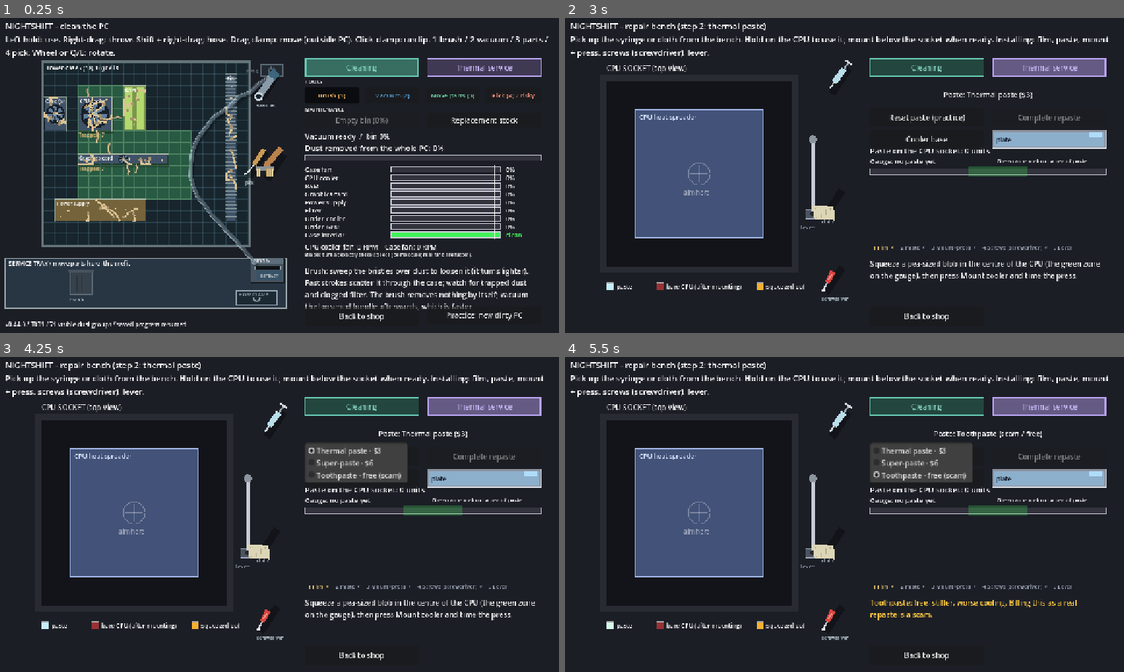
Above: before the commit, frames 1-4 (two rows, left to right).
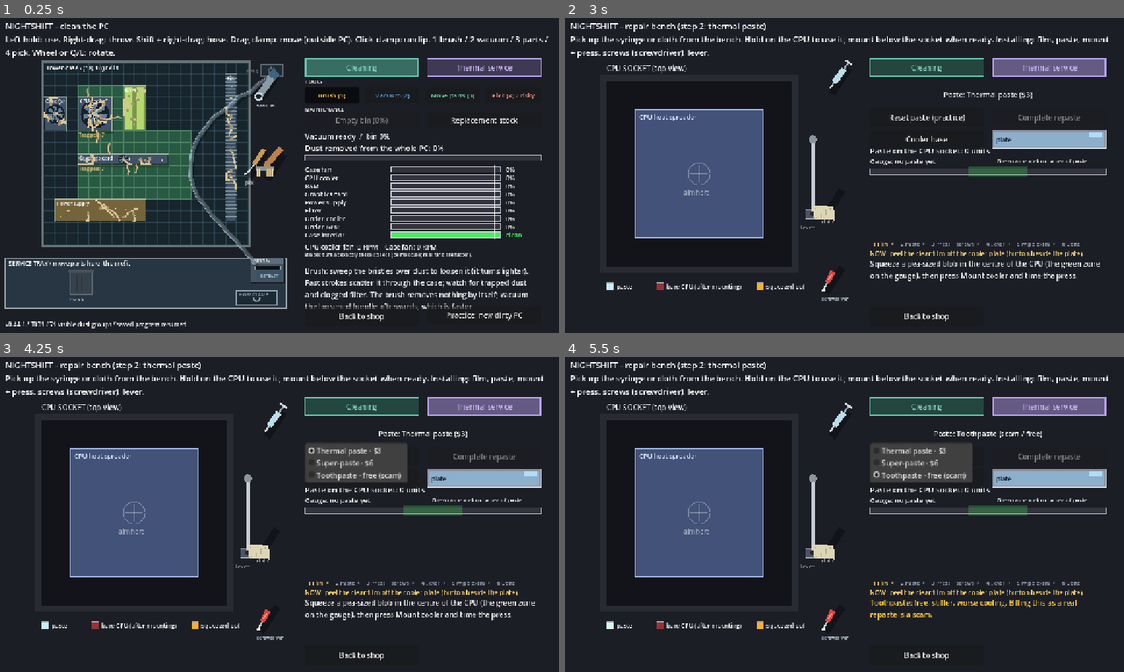
Above: after the commit, the same moments.

Repository: 123rearearcode/nighshift_real
Game: Godot game, scene res://scenes/bench.tscn
The game is run twice, just before and just after one commit, with the same random seed, the same clock (stepped at 60 frames per second) and the same inputs. This scene is started directly instead of the project's main scene.
Inputs:
- Up to frame 1 (0.25 s): no input
- Up to frame 2 (3 s): click "Practice: new dirty PC" at 0.5 s; click "Practice: new dirty PC" at 1.25 s; click "Cleaning" at 2 s; click "Thermal service" at 2.75 s
- Up to frame 3 (4.25 s): click "Paste: Thermal paste ($3)" at 3.5 s
- Up to frame 4 (5.5 s): click "Cooler base" at 4.25 s; click "Paste: Toothpaste (scam / fre…" at 5 s

The runs differ from the first frame. In frame 1, less than 0.1% of the frame differs, in the area x 4-5%, y 96-98%; in frame 2, 0.6%, in the area x 54-93%, y 70-76%; in frame 3, 0.6%; in frame 4, 0.6%.

Commit message:
0.44.1: thermal service clarity (screws during the press, locked cooler stays visible, wiping confirmed, guide)
Co-Authored-By: Claude Opus 5.5 <noreply@anthropic.com>
Claude-Session: https://claude.ai/code/session_01RRHyDEgCNWig31UsohEBJ7

Diff:
--- a/project.godot
+++ b/project.godot
@@ -11,7 +11,7 @@
 [application]
 
 config/name="Nightshift Foundation Trial"
-config/version="0.44.0"
+config/version="0.44.1"
 run/main_scene="res://scenes/start.tscn"
 config/features=PackedStringArray("4.7")
 
--- a/scripts/view/bench_input.gd
+++ b/scripts/view/bench_input.gd
@@ -69,18 +69,19 @@
                 bv._set_status("That section cannot reach the clamp. Grab farther along the hose and try again.", 2)
             bv.holding = false
             return
-        # D131: mid-mount the hands are busy with the cooler. Once the paste has set, the SCREWDRIVER (and only it)
-        # can be picked up for the corner screws; right-click again puts it down. Every other tool stays refused.
+        # D131 / 0.44.1: mid-mount the hands are busy with the cooler, but Space keeps pressing it, so the
+        # SCREWDRIVER (and only it) can be picked up at any time for the corner screws; right-click again puts
+        # it down. Every other tool stays refused.
         if mb.button_index == MOUSE_BUTTON_RIGHT and bv.stage == bv.STAGE_PASTE and bv.mount.active:
             if mb.pressed:
                 if bv.tools.equipped:
                     var was_screwdriver: bool = bv.tools.selected == Ids.SCREWDRIVER
                     bv._park_tool()
                     if was_screwdriver: bv._set_status("Screwdriver put down. Right-click it on the bench to pick it up again.", 0)
-                elif not bv.tools.equipped and bv.mount.time_left <= 0.0 and bv.tools.hit(mb.position, Ids.PASTE_TOOLS) == Ids.SCREWDRIVER:
+                elif not bv.tools.equipped and bv.tools.hit(mb.position, Ids.PASTE_TOOLS) == Ids.SCREWDRIVER:
                     bv.tools.select(Ids.SCREWDRIVER, mb.position)
                     bv._sound("handling.pickup", {"kind": Ids.SCREWDRIVER})
-                    bv._set_status("Screwdriver in hand. Click the four corner screws: opposite corners in turn, two passes. Then click the lever.", 0)
+                    bv._set_status("Screwdriver in hand. Keep holding Space if the press is still running, and click the four corner screws: opposite corners in turn, two passes. Then click the lever.", 0)
             bv.holding = false
             return
         if mb.button_index == MOUSE_BUTTON_RIGHT and (bv.stage == bv.STAGE_PASTE or bv.active_tool != 2 or mb.shift_pressed):
--- a/scripts/view/bench_thermal.gd
+++ b/scripts/view/bench_thermal.gd
@@ -31,9 +31,61 @@
     bv.screw_clicks.clear()
     bv.holding = false
     bv.wiping = false
-    bv._set_status("Press now! Hold the left mouse button over the socket (or Space). Pressure builds slowly and eases off when you let go. Release once CPU covered passes the line; stop too late and paste squeezes out. Once the time is up: right-click the screwdriver on the bench, tighten the four corner screws, then click the lever beside the socket to lock the cooler.", 0)
+    bv._set_status("Press now: hold Space (or the left mouse button over the socket). Release once CPU covered passes the line; too long and paste squeezes out. While you hold Space, right-click the screwdriver and tighten the four corner screws. Then click the lever.", 0)
     bv.time_up_told = false
+    bv.wipe_told = false
     _sync_paste_controls()
+
+
+# 0.44.1: the thermal guide. One list the player can always read: where they are and what to do now.
+# Display only; the install rules stay in install_faults.gd and the grade in paste_sim.gd.
+const GUIDE: Array = ["Film", "Paste", "Press + screws", "Lever", "Wipe extra", "Done"]
+const OVERFLOW_CLEAN: float = 0.02   # squeezed-out share that counts as wiped clean
+
+
+func _locked() -> bool:
+    return not bv.mount.active and (not bv.mount_result.is_empty() or bool(GameState.job["paste_done"]))
+
+
+func guide_step() -> int:
+    if _locked():
+        if not bv.mount_result.is_empty() and float(bv.live_stats.get("overflow", 0.0)) > OVERFLOW_CLEAN: return 4
+        return 5
+    if bv.mount.active:
+        return 3 if bv.screw_clicks.size() >= InstallFaults.SCREW_COUNT * InstallFaults.TURNS_NEEDED else 2
+    if not bool(GameState.job["cooler_film_peeled"]): return 0
+    if bv.paste.total_deposited < 1.0: return 1
+    return 2
+
+
+func _done_text() -> String:
+    var grade: String = str(GameState.job["paste_grade"]) if str(GameState.job["paste_grade"]) != "" else str(bv.mount_result.get("grade", ""))
+    if bool(GameState.job["paste_done"]): return "Thermal service DONE (%s). Next: Diagnostic monitor > Hardware check." % grade
+    if GameState.can_complete_repaste(): return "%s result: press Complete repaste." % grade
+    return "%s is not good enough: Clear all paste and do it again." % grade
+
+
+# The one instruction for right now.
+func guide_text() -> String:
+    match guide_step():
+        0: return "NOW: peel the clear film off the cooler plate (button beside the plate)."
+        1: return "NOW: right-click the syringe, hold left mouse on the CPU: a pea, in the green zone."
+        2:
+            if not bv.mount.active: return "NOW: click Mount cooler, then HOLD SPACE to press it down."
+            if bv.tools.equipped and bv.tools.selected == Ids.SCREWDRIVER:
+                return "NOW: keep holding Space; click the corner screws, opposite corners, two passes (%d of %d)." % [bv.screw_clicks.size(), InstallFaults.SCREW_COUNT * InstallFaults.TURNS_NEEDED]
+            return "NOW: hold Space to press, and right-click the screwdriver to tighten the 4 corner screws."
+        3: return "NOW: screws tight. Click the lever beside the socket to lock the cooler."
+        4: return "NOW: right-click the cloth and wipe the orange paste around the CPU (not the CPU)."
+    return _done_text()
+
+
+# Verdict shown after the lever: grade and whether the repaste counts.
+func verdict() -> Dictionary:
+    if not _locked(): return {}
+    var grade: String = str(GameState.job["paste_grade"]) if str(GameState.job["paste_grade"]) != "" else str(bv.mount_result.get("grade", ""))
+    var good: bool = bool(GameState.job["paste_done"]) or GameState.can_complete_repaste()
+    return {"text": ("LOCKED \u2713  %s" % grade) + (" · repaste complete" if bool(GameState.job["paste_done"]) else (" · good result" if good else " · not good enough, redo it")), "tone": 1 if good else 3}
 
 
 # Material cannot change inside a deposited/locked layer. There is never a mixed-material field.
@@ -140,6 +192,12 @@
         bv._audio_loop("cloth.wipe",bv._work_rect().has_point(mouse),{"speed":bv.tools.speed.length(),"removed":removed})
         if removed > 0.0:
             bv.paste_dirty = true
+            # 0.44.1: after the lever, the squeezed-out figure follows the wiping, and the bench says when it is clean.
+            if not bv.mount_result.is_empty():
+                bv.live_stats = bv.paste.measure()
+                if float(bv.live_stats["overflow"]) <= OVERFLOW_CLEAN and not bv.wipe_told:
+                    bv.wipe_told = true
+                    bv._set_status("Clean: the squeezed-out paste is gone. %s" % _done_text(), 1)
             # Tidying the paste that squeezed out BESIDE the CPU never costs the result; only wiping
             # the CPU itself does (0.20.0 fix: the user cleaned the overflow after pulling the lever
             # and lost the grade, so Complete repaste went dark).
@@ -184,7 +242,9 @@
 
 
 func _step_mount(delta: float, mouse: Vector2) -> void:
-    var pressing: bool = Input.is_key_pressed(KEY_SPACE) or (Input.is_mouse_button_pressed(MOUSE_BUTTON_LEFT) and bv._work_rect().has_point(mouse))
+    # 0.44.1: with the screwdriver in hand the mouse turns screws; only Space presses then.
+    var screwing: bool = bv.tools.equipped and bv.tools.selected == Ids.SCREWDRIVER
+    var pressing: bool = Input.is_key_pressed(KEY_SPACE) or (not screwing and Input.is_mouse_button_pressed(MOUSE_BUTTON_LEFT) and bv._work_rect().has_point(mouse))
     if bv.scripted_pressing is bool: pressing = bv.scripted_pressing   # automated playtest only
     var expired: bool = bv.mount.step(delta, pressing, bv.paste)
     bv._audio_loop("cooler.press",pressing and not expired,{"pressure":bv.mount.pressure})
@@ -192,7 +252,7 @@
     bv.paste_dirty = true
     if expired and not bv.time_up_told:
         bv.time_up_told = true
-        bv._set_status("Time is up: the paste has set. Now right-click the screwdriver on the bench and tighten the four corner screws (opposite corners, two passes). Then click the lever to lock the cooler.", 2)
+        bv._set_status("The paste has set: pressing longer changes nothing now. Finish the four corner screws with the screwdriver if you have not, then click the lever to lock the cooler.", 2)
 
 
 # Lift the cooler back off without grading (D57: nothing but the lever secures it). The paste keeps
@@ -237,10 +297,7 @@
 # says whether the pattern was right; the customer finds out at home (D130).
 func _screw_click(screw: int) -> void:
     if not (bv.tools.equipped and bv.tools.selected == Ids.SCREWDRIVER):
-        if bv.mount.time_left > 0.0:
-            bv._set_status("The paste has not set yet. Keep pressing; screws come after the press, with the screwdriver.", 2)
-        else:
-            bv._set_status("You need the screwdriver for the screws. Right-click it on the bench to pick it up.", 2)
+        bv._set_status("You need the screwdriver for the screws. Right-click it on the bench (you can keep holding Space while you do).", 2)
         return
     _turn_screw(screw)
 
@@ -270,12 +327,14 @@
     GameState.set_paste(bv.mount_result, bv.paste.total_deposited)
     # D130: the hidden mistakes of this mount are recorded now and surface only at the customer's pickup.
     GameState.set_install_faults(InstallFaults.evaluate(bool(GameState.job["cooler_film_peeled"]), bv.screw_clicks))
+    bv.locked_screw_clicks = bv.screw_clicks.duplicate()   # 0.44.1: the screws stay visible on the locked cooler
     bv.screw_clicks.clear()
+    bv.wipe_told = false
     if bv.tools.equipped and bv.tools.selected == Ids.SCREWDRIVER: bv._park_tool()
     bv.paste_dirty = true
     var cov: float = bv.mount_result["coverage"]
     var over: float = bv.mount_result["overflow"]
-    var text: String = "%s\n%s\nCoverage %d%%, squeezed out %d%%. Cooler lifted so you can inspect: red = bare CPU, orange = squeezed out." % [bv.mount_result["grade"], bv.mount_result["message"], roundi(cov * 100.0), roundi(over * 100.0)]
+    var text: String = "Cooler LOCKED. %s: %s\nCoverage %d%%, squeezed out %d%%. You now see the paste through the cooler: red = bare CPU, orange = squeezed out.%s" % [bv.mount_result["grade"], bv.mount_result["message"], roundi(cov * 100.0), roundi(over * 100.0), " Wipe the orange away with the cloth." if over > OVERFLOW_CLEAN else ""]
     bv._set_status(text, bv.mount_result["tone"])
 
 
--- a/scripts/view/bench_view.gd
+++ b/scripts/view/bench_view.gd
@@ -126,6 +126,8 @@
 var mount_button: Button
 var film_button: Button                # D130: the cooler base with its clear plastic film
 var screw_clicks: Array = []           # D130: corner screws turned during this mount, in order (install_faults.gd)
+var locked_screw_clicks: Array = []    # 0.44.1: the screws of the last locked mount, drawn on the locked cooler
+var wipe_told: bool = false            # 0.44.1: the "squeezed-out paste is gone" confirmation was shown
 var clear_button: Button
 const SECURE_LEVER: Rect2 = Layout.BENCH_LEVER   # the cooler's retention lever beside the socket: click it to secure the cooler
 var time_up_told: bool = false
@@ -565,10 +567,17 @@
 func _draw_paste_stage() -> void:
     PasteRenderer.draw_stage(self, paste, paste_texture, PASTE_ORIGIN, PASTE_CELL, mount)
     PasteRenderer.draw_cooler_base(self, Rect2(PANEL_X + 270, 258, 250, 40), bool(GameState.job["cooler_film_peeled"]))
-    PasteRenderer.draw_install_steps(self, Vector2(PANEL_X, 520), _install_step(), InstallFaults.STEPS)
+    # 0.44.1: the thermal guide (steps + one NOW line) replaces the bare steps line.
+    PasteRenderer.draw_guide(self, Vector2(PANEL_X, 512), thermal.guide_step(), BenchThermal.GUIDE, thermal.guide_text())
+    var locked: bool = not mount.active and (not mount_result.is_empty() or bool(GameState.job["paste_done"]))
     if mount.active:
         PasteRenderer.draw_screws(self, InstallFaults.screw_centers(_socket_region()), screw_clicks, InstallFaults.TURNS_NEEDED, InstallFaults.SCREW_RADIUS)
-    var locked: bool = not mount.active and (not mount_result.is_empty() or bool(GameState.job["paste_done"]))
+    elif locked:
+        # The cooler stays on the socket after the lever: its frame and its (tight) screws remain visible.
+        PasteRenderer.draw_locked_cooler(self, _socket_region())
+        PasteRenderer.draw_screws(self, InstallFaults.screw_centers(_socket_region()), locked_screw_clicks, InstallFaults.TURNS_NEEDED, InstallFaults.SCREW_RADIUS)
+        var verdict: Dictionary = thermal.verdict()
+        if not verdict.is_empty(): UiStyle.label(self, Vector2(PANEL_X, 500), verdict["text"], 16, TONE_COLORS[int(verdict["tone"])])
     PasteRenderer.draw_lever(self, SECURE_LEVER, mount.active, locked, SECURE_LEVER.has_point(get_global_mouse_position()), vfx_time)
 
 func _draw_paste_panel() -> void:
--- a/scripts/view/paste_renderer.gd
+++ b/scripts/view/paste_renderer.gd
@@ -185,3 +185,18 @@
         var color: Color = Color(0.45, 0.85, 0.6) if done else (Color(1.0, 0.85, 0.45) if i == current else Color(0.62, 0.66, 0.72))
         UiStyle.label(canvas, Vector2(x, at.y), text, 12, color)
         x += font.get_string_size(text, HORIZONTAL_ALIGNMENT_LEFT, -1, 12).x
+
+
+# 0.44.1: the thermal guide: the steps on one line (done ticked, current amber) and the one thing to do now.
+static func draw_guide(canvas: CanvasItem, at: Vector2, current: int, steps: Array, now: String) -> void:
+    draw_install_steps(canvas, at, current, steps)
+    UiStyle.label(canvas, at + Vector2(0, 22), now, 14, Color(0.45, 0.85, 0.6) if current >= steps.size() - 1 else Color(1.0, 0.85, 0.45))
+
+
+# 0.44.1: after the lever the cooler is still there. Its frame is drawn over the paste, which is shown
+# through it ("inspection view"), so the player never sees the cooler simply vanish.
+static func draw_locked_cooler(canvas: CanvasItem, socket: Rect2) -> void:
+    var frame: Rect2 = socket.grow(6.0)
+    canvas.draw_rect(frame, Color(0.78, 0.82, 0.88, 0.95), false, 3.0)
+    canvas.draw_rect(Rect2(frame.position - Vector2(0, 22), Vector2(frame.size.x, 20)), Color(0.12, 0.15, 0.19, 0.9))
+    UiStyle.label(canvas, frame.position + Vector2(6, -6), "COOLER LOCKED · seen through", 13, Color(0.78, 0.82, 0.88))
--- a/tools/test_install_technique.gd
+++ b/tools/test_install_technique.gd
@@ -117,5 +117,42 @@
     check(gs.job["install_faults"] == [Faults.UNEVEN], "screws tightened round the square are recorded as uneven")
     bench.queue_free()
     await process_frame
+
+    # 0.44.1 (playtest): screws DURING the press, the cooler stays visible after the lever, wiping is confirmed.
+    bench = mounted_bench(gs, true)
+    check(bench.mount.time_left > 0.0 and bench.thermal.guide_step() == 2 and bench.thermal.guide_text().contains("Space"), "while pressing, the guide says hold Space and take the screwdriver")
+    var tool_at: Vector2 = bench.tools.motions[Ids.SCREWDRIVER].center
+    click(bench, MOUSE_BUTTON_RIGHT, true, tool_at)
+    click(bench, MOUSE_BUTTON_RIGHT, false, tool_at)
+    check(bench.tools.equipped and bench.tools.selected == Ids.SCREWDRIVER and bench.mount.time_left > 0.0, "the screwdriver can be picked up while the press is still running")
+    bench.scripted_pressing = true
+    bench.thermal._step_mount(0.2, Vector2.ZERO)
+    check(bench.mount.pressure > 0.0, "Space keeps pressing while the screwdriver is in hand")
+    bench.scripted_pressing = null
+    var corners: Array = Faults.screw_centers(bench._socket_region())
+    for screw: int in good:
+        click(bench, MOUSE_BUTTON_LEFT, true, corners[screw])
+        click(bench, MOUSE_BUTTON_LEFT, false, corners[screw])
+    check(bench.screw_clicks.size() == 8 and bench.thermal.guide_step() == 3 and bench.thermal.guide_text().contains("lever"), "screws done during the press; the guide points at the lever")
+    var lever_at: Vector2 = bench.SECURE_LEVER.get_center()
+    click(bench, MOUSE_BUTTON_LEFT, true, lever_at)
+    click(bench, MOUSE_BUTTON_LEFT, false, lever_at)
+    check(not bench.mount.active and gs.job["install_faults"].is_empty() and bench.locked_screw_clicks.size() == 8, "the lever locks; the tightened screws stay on the cooler")
+    check(bench.thermal.verdict().get("text", "").contains("LOCKED"), "after the lever the bench shows a verdict")
+    # Paste squeezed out beside the CPU: the figure follows the wiping and the bench confirms when it is clean.
+    bench.paste.deposit(3.5, 3.5, 30)
+    bench.live_stats = bench.paste.measure()
+    check(float(bench.live_stats["overflow"]) > bench.thermal.OVERFLOW_CLEAN and bench.thermal.guide_step() == 4 and bench.thermal.guide_text().contains("wipe"), "squeezed-out paste makes wiping the current step")
+    var wipe_at: Vector2 = bench.PASTE_ORIGIN + Vector2(3.5, 3.5) * float(bench.PASTE_CELL)
+    bench.tools.select(Ids.CLOTH, wipe_at)
+    bench.wiping = true
+    bench.holding = true
+    for i in range(120):
+        bench.thermal._step_paste(0.1, wipe_at + Vector2(float(i % 5) - 2.0, float(i % 3) - 1.0) * 3.0)
+        if bench.wipe_told: break
+    check(bench.wipe_told and float(bench.live_stats["overflow"]) <= bench.thermal.OVERFLOW_CLEAN and str(bench.status_label.text).contains("Clean"), "wiping updates the figure and confirms when it is clean")
+    check(bench.thermal.guide_step() == 5, "the guide reaches its last step")
+    bench.queue_free()
+    await process_frame
     restore_save(gs)
     finish("Install technique")
Not shown, changed: CHANGELOG.md
Not shown, changed: HANDOFF.md
Not shown, changed: docs/BUGS.md
Not shown, changed: docs/DECISIONS.md
Not shown, changed: docs/INSTALL_TECHNIQUE.md
